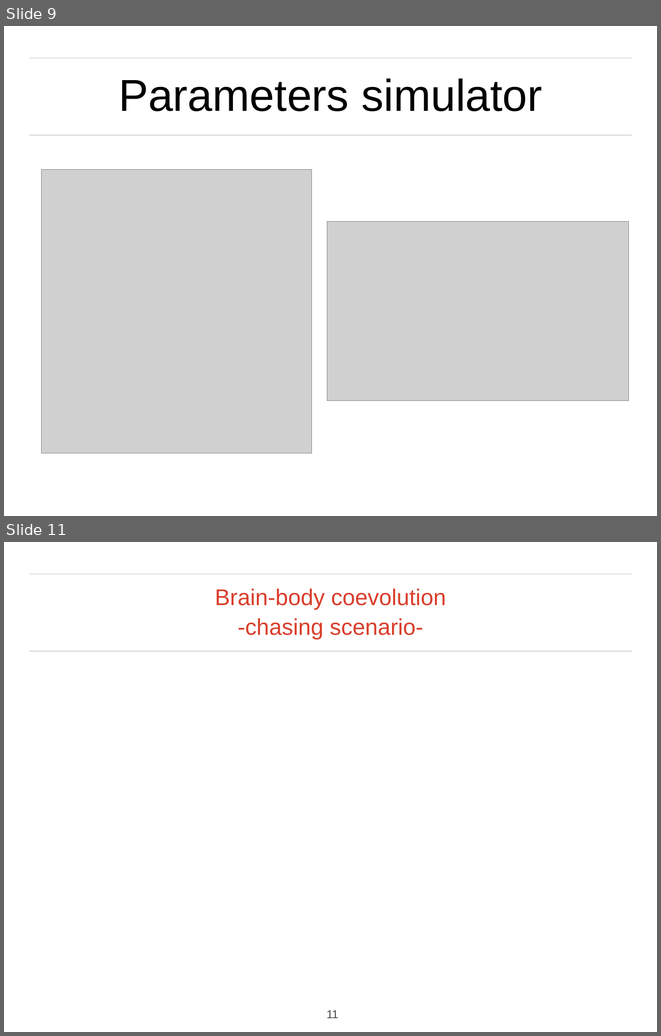
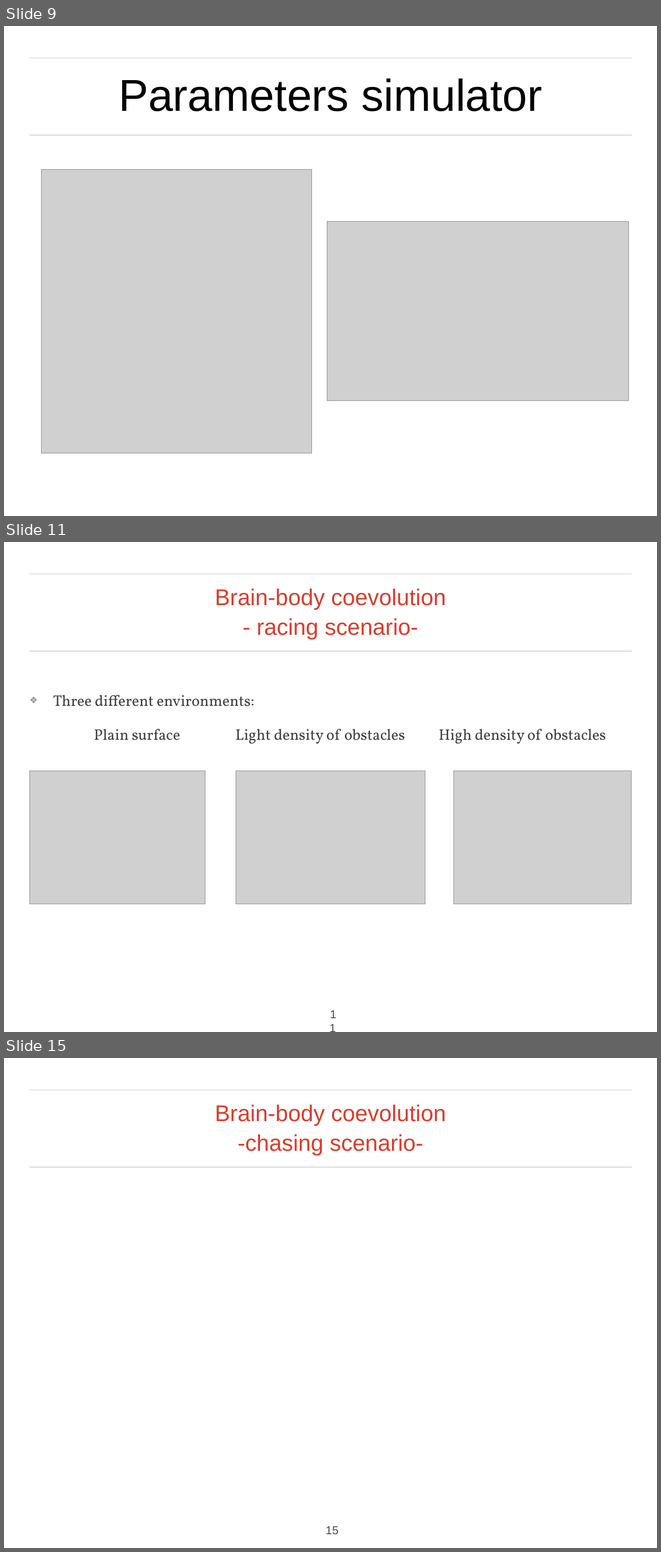
Before and after one commit to iulialexandra/evorobo, a slide deck: presentation_pp.pptx. Shown one above the other, each under a label of ours: slides 9 and 11 before the commit, slides 9, 11 and 15 after it; the slides between them are not shown. The pictures are 661x1036 and 661x1552 pixels, drawn with LibreOffice and Linux fonts; fonts in the diff are those of the drawing; grey boxes stand for pictures; background and template pictures are left out. Boxes give left, top, right and bottom in pixels: in the first picture for what was removed or moved away, otherwise in the second. Text is boxed around its words. In the diff, an @@ line names an element or a change of style, - is before the commit and + after.

Commit message:
Slides about racing_brain_body + new robot

```diff
--- a/presentation_pp.pptx
+++ b/presentation_pp.pptx
@@ slide 11 added at (x1=4, y1=542, x2=657, y2=1032), background picture (left out); not listed: 2 template elements that a slide beside it also shows @@
@@ title added at (x1=215, y1=589, x2=446, y2=640), 35.7 pt, text #D93E2B @@
+Brain-body coevolution
+- racing scenario-
@@ text added at (x1=53, y1=695, x2=606, y2=743), 24 pt, text #414141 @@
+❖ Three different environments:
+  Plain surface Light density of obstacles High density of obstacles
@@ picture added at (x1=30, y1=771, x2=205, y2=904) @@
@@ picture added at (x1=236, y1=771, x2=425, y2=904) @@
@@ picture added at (x1=453, y1=771, x2=631, y2=904) @@
@@ page number added at (x1=325, y1=1007, x2=336, y2=1027), 18 pt, text #4C4946 @@
+11
@@ what was slide 11 is now slide 15 @@
@@ page number at (x1=326, y1=1526, x2=338, y2=1534): text changed @@
-11
+15
```
Also in this commit, not shown: 1 slide changed, 3 other slides added, 6 other files.
